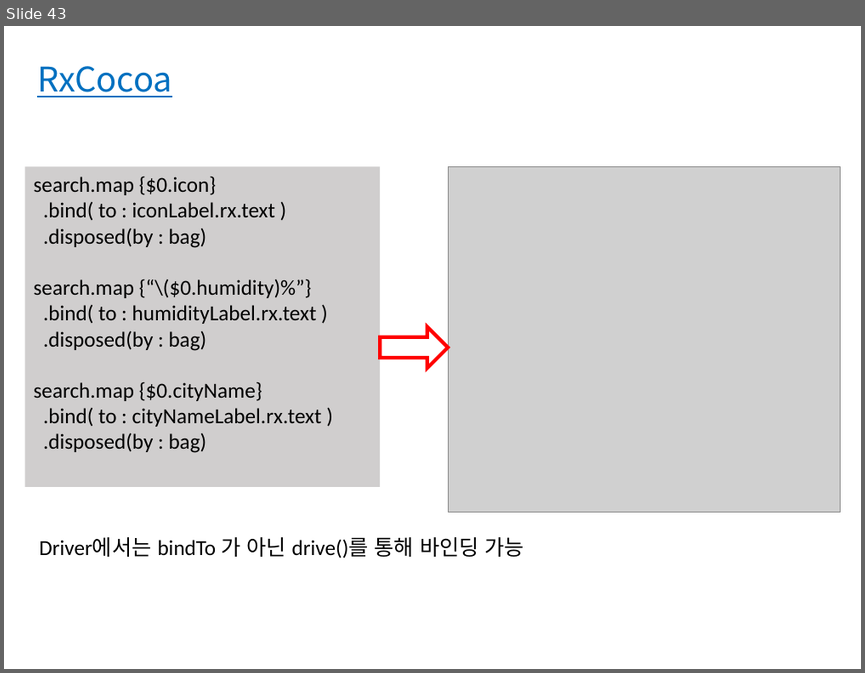
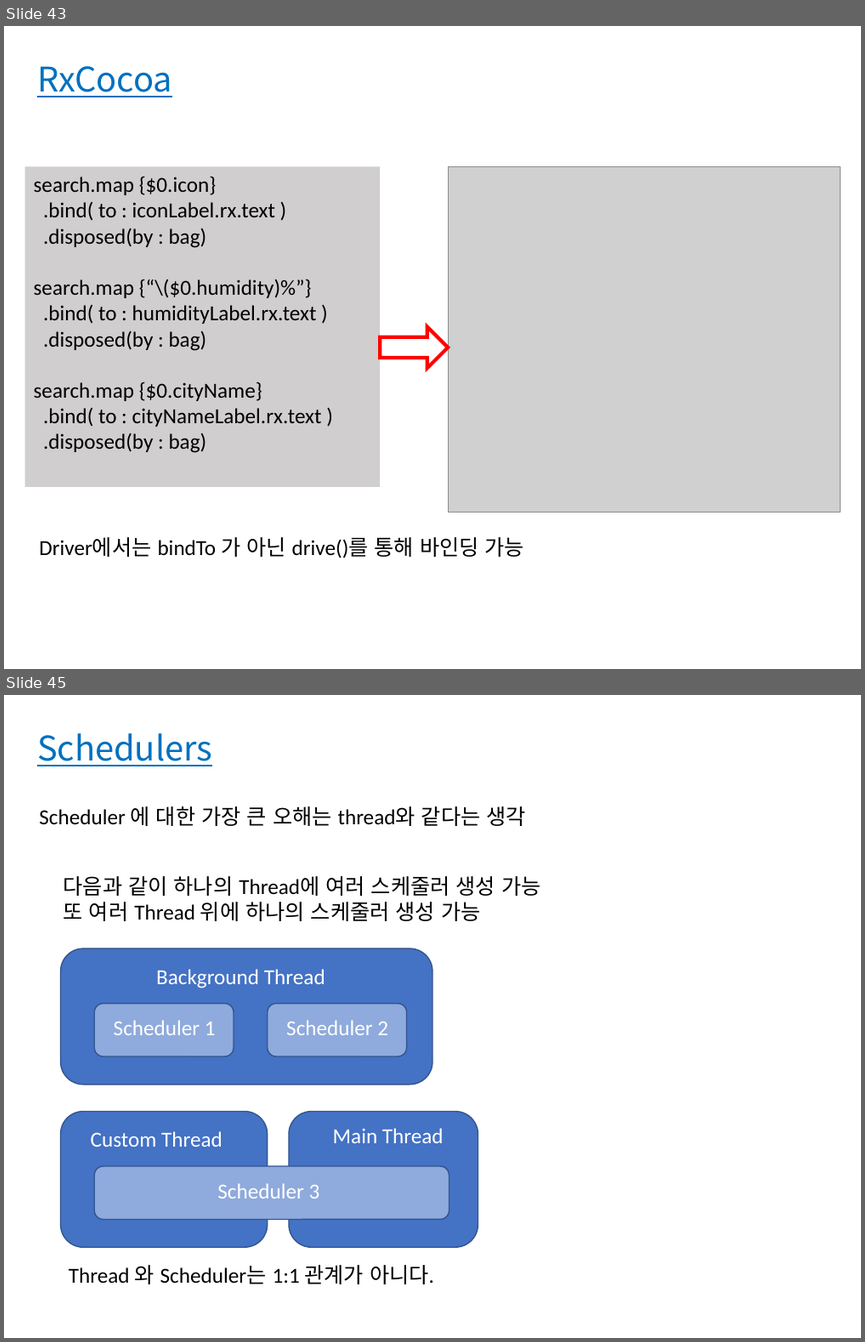
Before and after one commit to bbangbin97/RxSwift_Project, a slide deck: RxSwift.pptx. Shown one above the other, each under a label of ours: slide 43 before the commit, slides 43 and 45 after it; the slides between them are not shown. The pictures are 865x673 and 865x1342 pixels, drawn with LibreOffice and Linux fonts; fonts in the diff are those of the drawing; grey boxes stand for pictures. Boxes give left, top, right and bottom in pixels: in the first picture for what was removed or moved away, otherwise in the second. Text is boxed around its words. In the diff, an @@ line names an element or a change of style, - is before the commit and + after.

```diff
--- a/RxSwift.pptx
+++ b/RxSwift.pptx
@@ slide 45 added at [4, 695, 861, 1338], background #FFFFFF @@
@@ text added at [37, 733, 212, 766], 28.5 pt, text #0070C0, underline @@
+Schedulers
@@ text added at [39, 806, 525, 826], 18 pt, text #000000 @@
+Scheduler 에 대한 가장 큰 오해는 thread와 같다는 생각
@@ text added at [64, 876, 540, 921], 18 pt, text #000000 @@
+다음과 같이 하나의 Thread에 여러 스케줄러 생성 가능
+또 여러 Thread 위에 하나의 스케줄러 생성 가능
@@ rounded rectangle added at [61, 948, 432, 1084], fill #4472C4, outline #325491 1 pt @@
@@ text added at [156, 969, 325, 988], 18 pt, text #FFFFFF @@
+Background Thread
@@ rounded rectangle added at [94, 1004, 233, 1056], fill #8FAADC, outline #325491 1 pt @@
@@ text added at [114, 1020, 216, 1035], 18 pt, text #FFFFFF @@
+Scheduler 1
@@ rounded rectangle added at [267, 1004, 406, 1056], fill #8FAADC, outline #325491 1 pt @@
@@ text added at [286, 1020, 388, 1035], 18 pt, text #FFFFFF @@
+Scheduler 2
@@ rounded rectangle added at [61, 1111, 267, 1247], fill #4472C4, outline #325491 1 pt @@
@@ rounded rectangle added at [289, 1111, 477, 1247], fill #4472C4, outline #325491 1 pt @@
@@ text added at [333, 1128, 443, 1143], 18 pt, text #FFFFFF @@
+Main Thread
@@ text added at [91, 1131, 222, 1146], 18 pt, text #FFFFFF @@
+Custom Thread
@@ rounded rectangle added at [94, 1166, 449, 1219], fill #8FAADC, outline #325491 1 pt @@
@@ text added at [217, 1183, 320, 1198], 18 pt, text #FFFFFF @@
+Scheduler 3
@@ text added at [69, 1265, 434, 1284], 18 pt, text #000000 @@
+Thread 와 Scheduler는 1:1 관계가 아니다.
```
Also in this commit, not shown: 5 other slides added, 1 slide removed, 1 other file.
